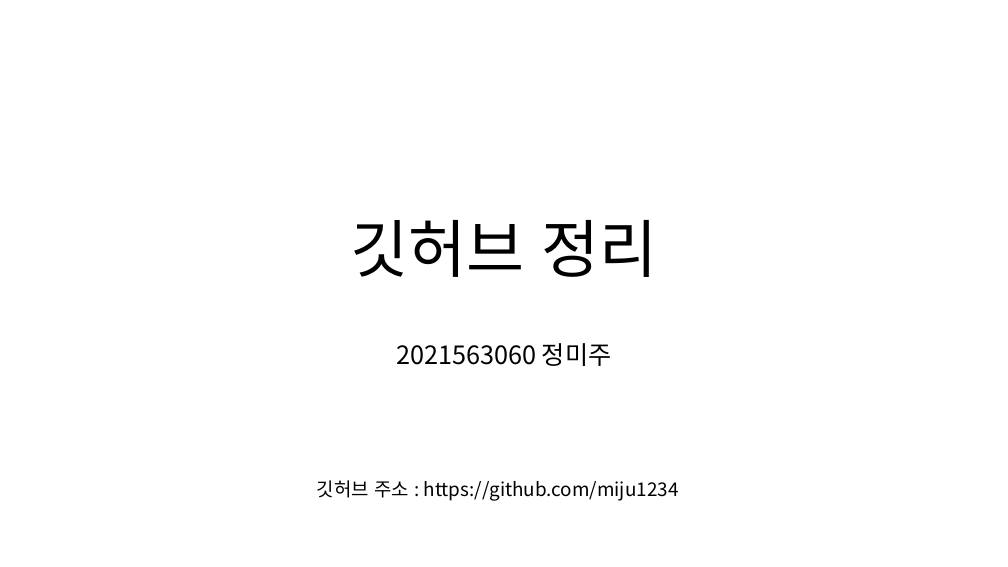
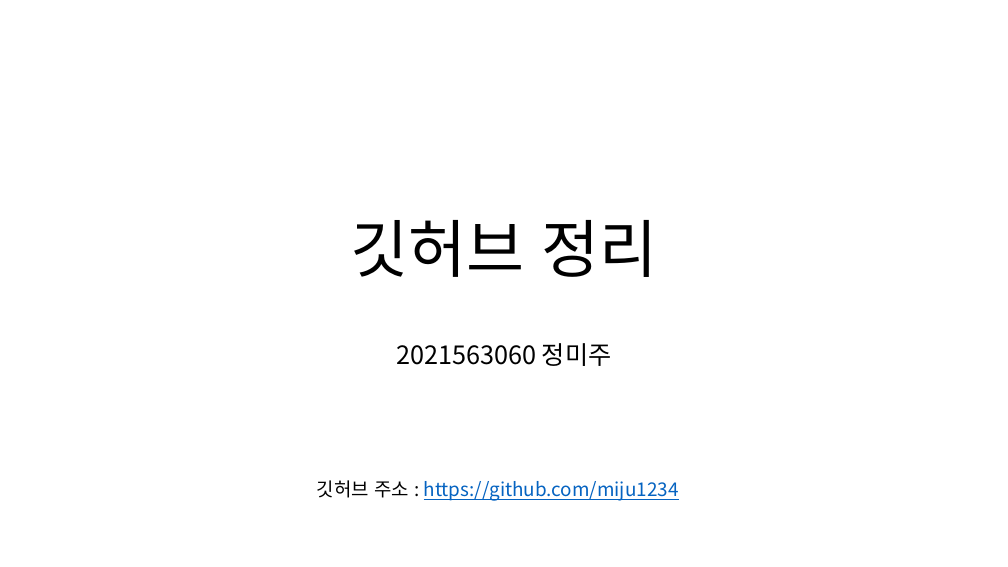
Before and after one commit to miju1234/system, a slide deck: slide 1 of 시스템프로그래밍＿2021563060정미주.pptx. Drawn at 1008x567 pixels with LibreOffice and Linux fonts; fonts in the diff are those of the drawing. Boxes give left, top, right and bottom in pixels: in the first picture for what was removed or moved away, otherwise in the second. Text is boxed around its words. In the diff, an @@ line names an element or a change of style, - is before the commit and + after.

```diff
--- a/시스템프로그래밍＿2021563060정미주.pptx
+++ b/시스템프로그래밍＿2021563060정미주.pptx
@@ text "깃허브 주소 : https://github.com/miju1234" at [317,480,679,501]: text colour #000000 to #0563C1, underline on in "https://github.com/miju1234" @@
```
